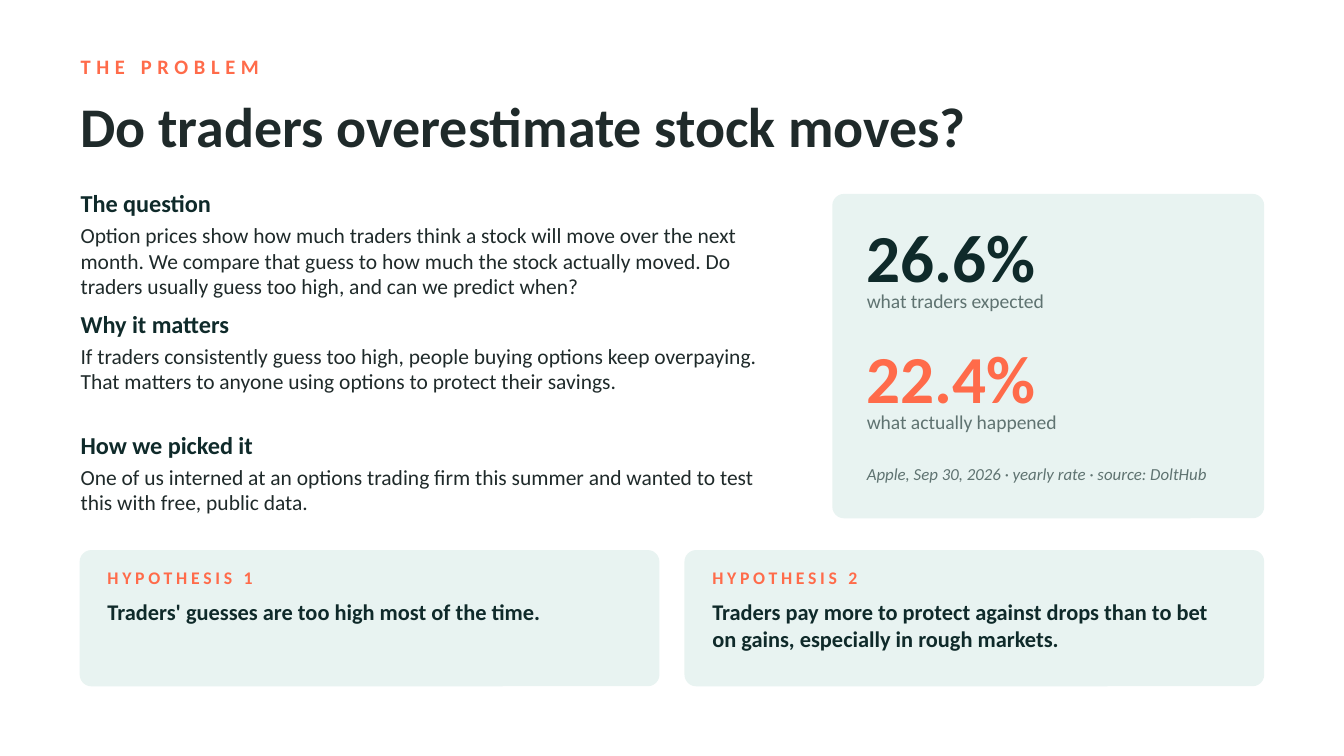
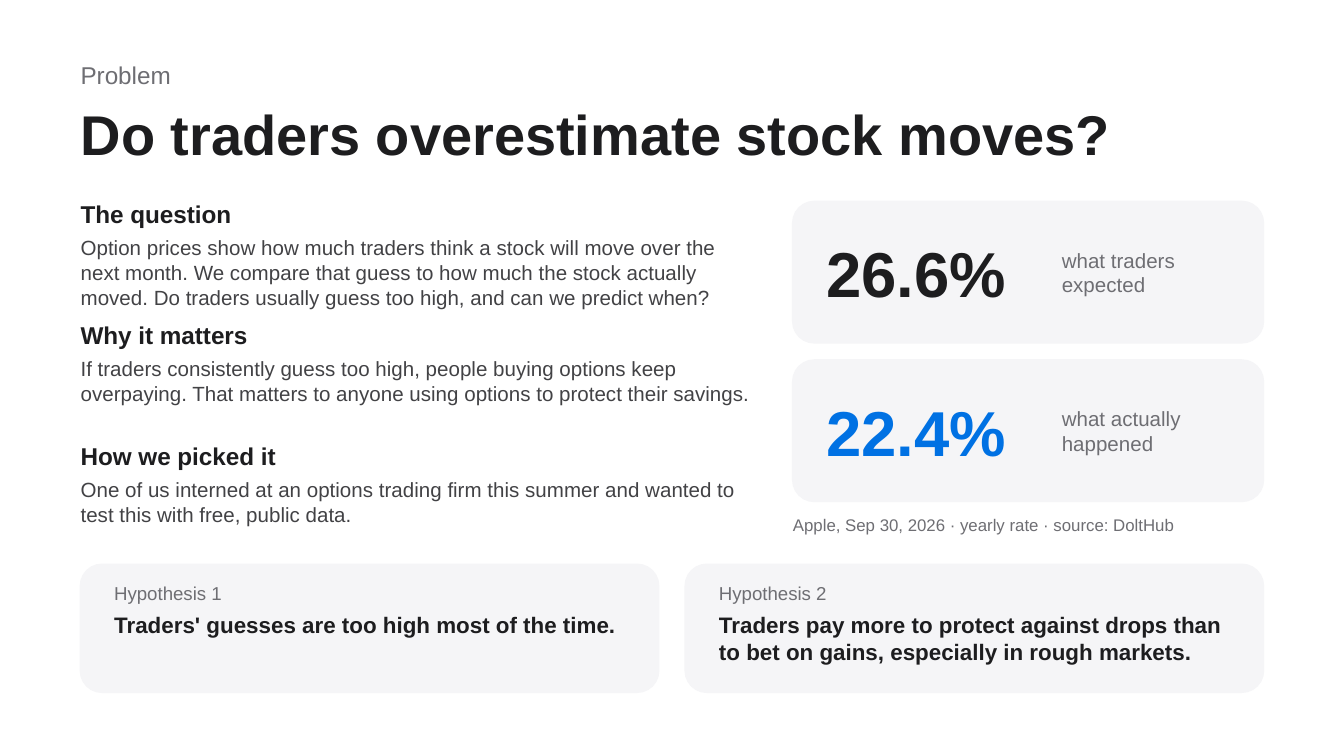
Before and after one commit to Iwas1512/UnDetermined-Data-Modeling, a slide deck: slide 2 of proposal.pptx. Drawn at 1344x756 pixels with LibreOffice and Linux fonts; fonts in the diff are those of the drawing. Boxes give left, top, right and bottom in pixels: in the first picture for what was removed or moved away, otherwise in the second. Text is boxed around its words. In the diff, an @@ line names an element or a change of style, - is before the commit and + after.

```diff
--- a/proposal.pptx
+++ b/proposal.pptx
@@ text at <box>81,66,171,84</box>: text changed; size 11 to 13 pt; font Calibri to Arial; text colour #FF6B4A to #6E6E73; bold off @@
-THE PROBLEM
+Problem
@@ text "Do traders overestimate stock moves?": place and size @@
-text "Do traders overestimate stock moves?" at <box>81,107,966,148</box>
+text "Do traders overestimate stock moves?" at <box>81,114,1109,156</box>
@@ text "Do traders overestimate stock moves?" at <box>81,114,1109,156</box>: font Calibri to Arial, text colour #1F2A2A to #1D1D1F @@
@@ text "The question": place and size @@
-text "The question" at <box>81,195,211,216</box>
+text "The question" at <box>81,205,231,228</box>
@@ rounded rectangle: place and size @@
-rounded rectangle at <box>833,195,1263,517</box>
+rounded rectangle at <box>793,202,1263,343</box>
@@ text "Option prices show how much ...": place and size @@
-text "Option prices show how much ..." at <box>81,228,736,298</box>
+text "Option prices show how much ..." at <box>81,240,715,309</box>
@@ text "26.6%": place and size @@
-text "26.6%" at <box>867,235,1036,298</box>
+text "26.6%" at <box>827,252,1007,298</box>
@@ text "26.6%" at <box>827,252,1007,298</box>: size 36 to 34 pt, font Calibri to Arial, text colour #0F2A2A to #1D1D1F; vertical alignment top to middle @@
@@ text "what traders expected": place and size @@
-text "what traders expected" at <box>867,294,1044,311</box>
+text "what traders expected" at <box>1062,253,1175,296</box>
@@ text "what traders expected" at <box>1062,253,1175,296</box>: size 10.5 to 11 pt, font Calibri to Arial, text colour #5F7371 to #6E6E73; vertical alignment top to middle @@
@@ text "Why it matters": place and size @@
-text "Why it matters" at <box>81,316,229,337</box>
+text "Why it matters" at <box>81,326,247,349</box>
@@ text "If traders consistently guess too ...": place and size @@
-text "If traders consistently guess too ..." at <box>81,349,756,393</box>
+text "If traders consistently guess too ..." at <box>81,361,748,406</box>
@@ rounded rectangle added at <box>793,360,1263,501</box>, fill #F5F5F7, outline #F5F5F7 1 pt @@
@@ text "22.4%": place and size @@
-text "22.4%" at <box>867,356,1036,419</box>
+text "22.4%" at <box>827,411,1007,457</box>
@@ text "22.4%" at <box>827,411,1007,457</box>: size 36 to 34 pt, font Calibri to Arial, text colour #FF6B4A to #0071E3; vertical alignment top to middle @@
@@ text "what actually happened" at <box>1062,411,1181,455</box>: size 10.5 to 11 pt, font Calibri to Arial, text colour #5F7371 to #6E6E73; vertical alignment top to middle @@
@@ text "what actually happened": place and size @@
-text "what actually happened" at <box>867,415,1057,432</box>
+text "what actually happened" at <box>1062,411,1181,455</box>
@@ text "How we picked it": place and size @@
-text "How we picked it" at <box>81,437,252,458</box>
+text "How we picked it" at <box>81,447,276,470</box>
@@ size 11.5 to 11 pt, font Calibri to Arial, text colour #1F2A2A to #424245 in 3 elements at <box>81,240,715,309</box>, <box>81,361,748,406</box>, <box>81,482,734,527</box> @@
@@ text "One of us interned at ...": place and size @@
-text "One of us interned at ..." at <box>81,470,753,514</box>
+text "One of us interned at ..." at <box>81,482,734,527</box>
@@ text "Apple, Sep 30, 2026 · ...": place and size @@
-text "Apple, Sep 30, 2026 · ..." at <box>867,468,1206,483</box>
+text "Apple, Sep 30, 2026 · ..." at <box>793,519,1174,535</box>
@@ text "Apple, Sep 30, 2026 · ..." at <box>793,519,1174,535</box>: font Calibri to Arial, text colour #5F7371 to #6E6E73, italic off @@
@@ rounded rectangle: place and size @@
-rounded rectangle at <box>81,551,659,685</box>
+rounded rectangle at <box>81,564,659,692</box>
@@ fill #E8F3F1 to #F5F5F7; outline #E8F3F1 1 pt to #F5F5F7 1 pt; proportions changed in 3 elements at <box>793,202,1263,343</box>, <box>81,564,659,692</box>, <box>685,564,1263,692</box> @@
@@ rounded rectangle: place and size @@
-rounded rectangle at <box>685,551,1263,685</box>
+rounded rectangle at <box>685,564,1263,692</box>
@@ text at <box>114,586,221,604</box>: text changed; size 9.5 to 10 pt; font Calibri to Arial; text colour #FF6B4A to #6E6E73; bold off @@
-HYPOTHESIS 1
+Hypothesis 1
@@ text at <box>719,586,826,604</box>: text changed; size 9.5 to 10 pt; font Calibri to Arial; text colour #FF6B4A to #6E6E73; bold off @@
-HYPOTHESIS 2
+Hypothesis 2
@@ text "Traders' guesses are too high ...": place and size @@
-text "Traders' guesses are too high ..." at <box>107,604,541,624</box>
+text "Traders' guesses are too high ..." at <box>114,616,615,638</box>
@@ font Calibri to Arial, text colour #0F2A2A to #1D1D1F in 5 elements at <box>81,447,276,470</box>, <box>81,205,231,228</box>, <box>81,326,247,349</box>, <box>114,616,615,638</box>, <box>719,616,1221,665</box> @@
@@ text "Traders pay more to protect ...": place and size @@
-text "Traders pay more to protect ..." at <box>712,604,1208,651</box>
+text "Traders pay more to protect ..." at <box>719,616,1221,665</box>
```
Also in this commit, not shown: 4 other slides changed.
